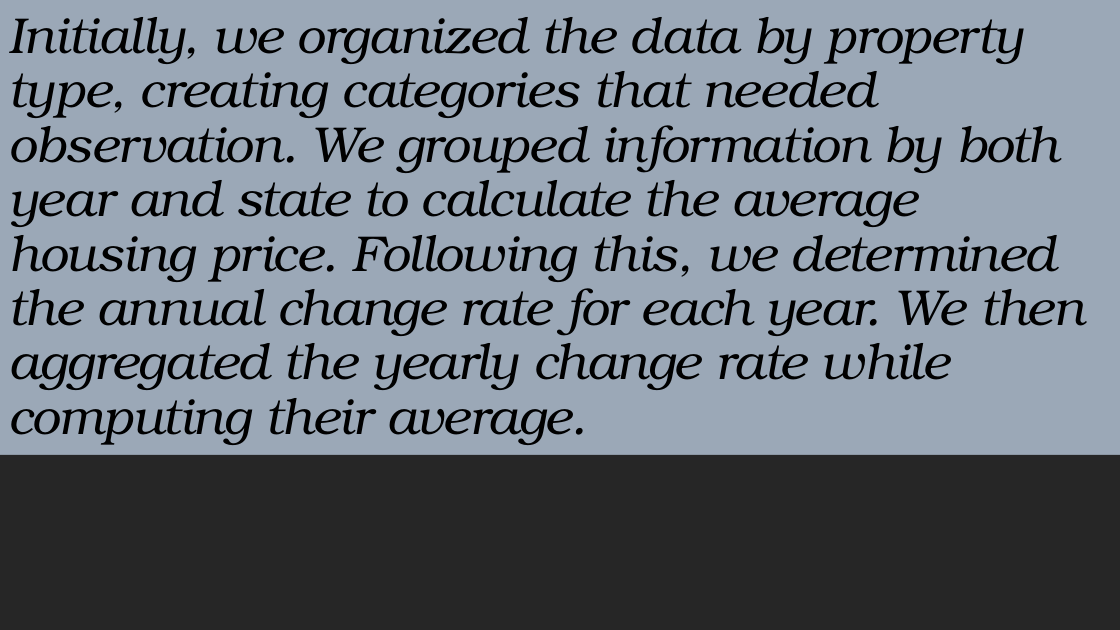
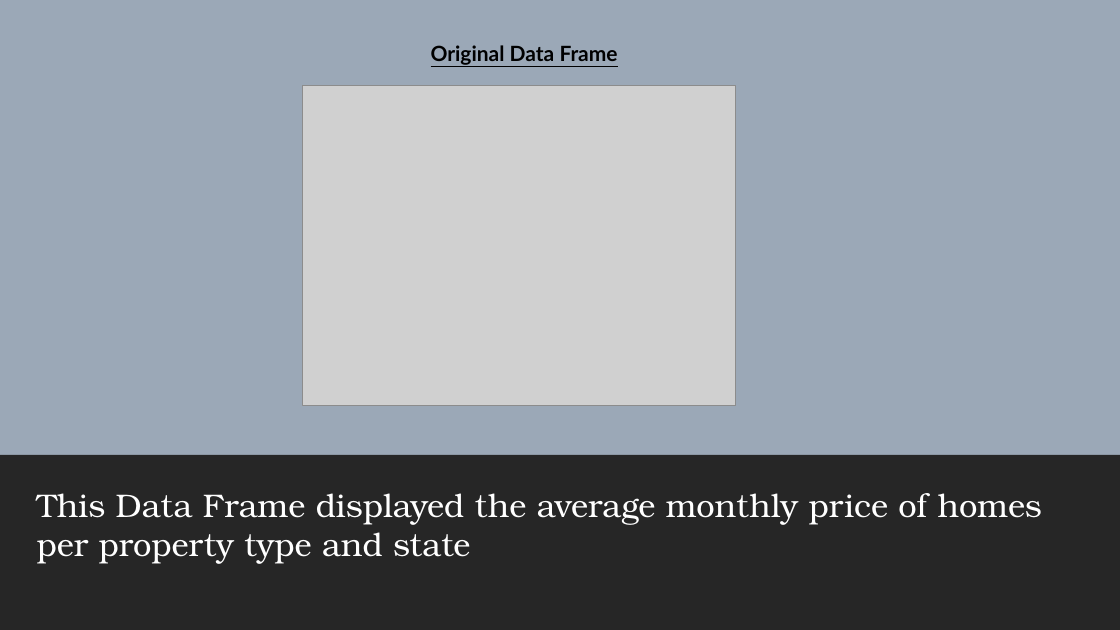
Before and after one commit to Arnawutu/Project1Group10, a slide deck: slide 3 of Main_Data/Nasdaq Real Estate Data Cleaning.pptx. Drawn at 1120x630 pixels with LibreOffice and Linux fonts; fonts in the diff are those of the drawing; grey boxes stand for pictures. Boxes give left, top, right and bottom in pixels: in the first picture for what was removed or moved away, otherwise in the second. Text is boxed around its words. In the diff, an @@ line names an element or a change of style, - is before the commit and + after.

Commit message:
final ppt

```diff
--- a/Main_Data/Nasdaq Real Estate Data Cleaning.pptx
+++ b/Main_Data/Nasdaq Real Estate Data Cleaning.pptx
@@ title removed at (8, 17, 1085, 445) @@
-Initially, we organized the data by property type, creating categories that needed observation. We grouped information by both year and state to calculate the average housing price. Following this, we determined the annual change rate for each year. We then aggregated the yearly change rate while computing their average.
@@ text added at (431, 45, 618, 65), 18 pt, text #000000, bold, underline @@
+Original Data Frame
@@ picture added at (302, 86, 736, 406) @@
@@ text added at (37, 493, 1042, 564), 28 pt, text #FFFFFF @@
+This Data Frame displayed the average monthly price of homes per property type and state
```
Also in this commit, not shown: 1 slide added.
